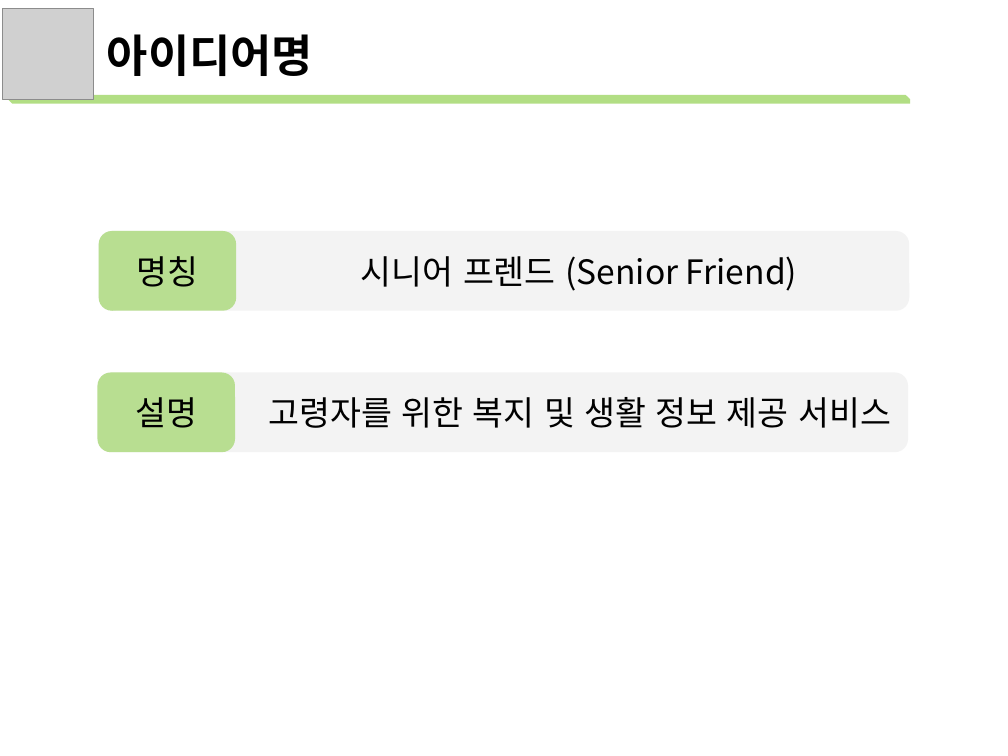
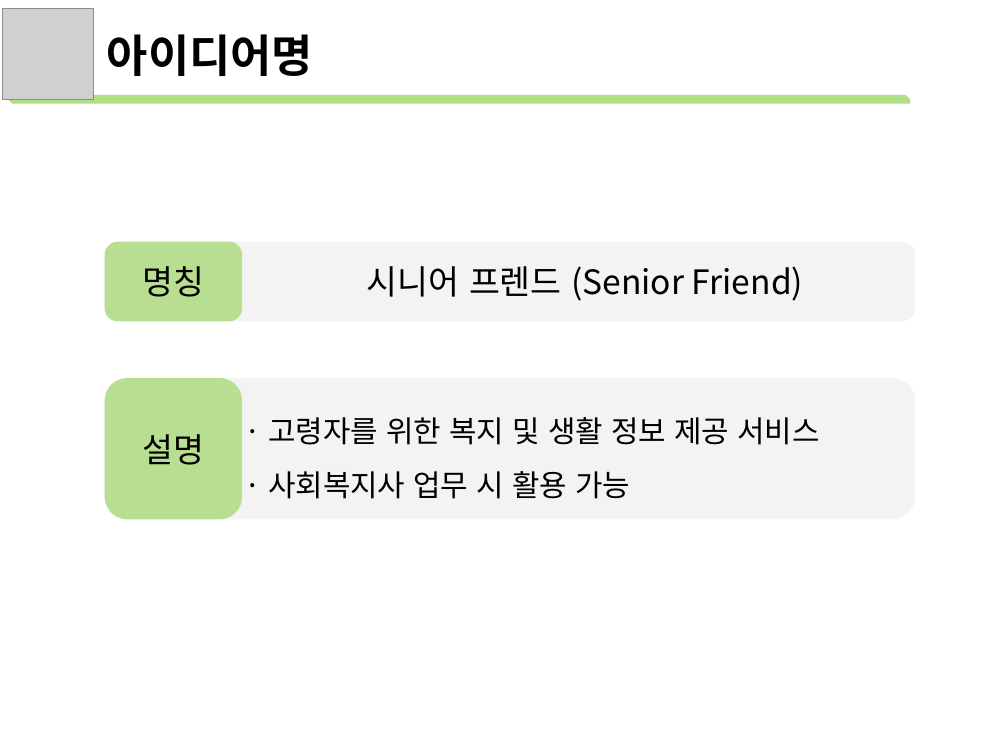
Before and after one commit to lejasa/2022PublicDataServiceProject_NIA, a slide deck: slide 4 of 아이디어제안서.pptx (slide 3 before the commit). Drawn at 1008x756 pixels with LibreOffice and Linux fonts; fonts in the diff are those of the drawing; grey boxes stand for pictures. Boxes give left, top, right and bottom in pixels: in the first picture for what was removed or moved away, otherwise in the second. Text is boxed around its words. In the diff, an @@ line names an element or a change of style, - is before the commit and + after.

```diff
--- a/아이디어제안서.pptx
+++ b/아이디어제안서.pptx
@@ rounded rectangle "시니어 프렌드 (Senior Friend)": place and size @@
-rounded rectangle "시니어 프렌드 (Senior Friend)" at bbox=[98, 231, 909, 310]
+rounded rectangle "시니어 프렌드 (Senior Friend)" at bbox=[105, 242, 915, 321]
@@ rounded rectangle "명칭": place and size @@
-rounded rectangle "명칭" at bbox=[98, 231, 235, 310]
+rounded rectangle "명칭" at bbox=[105, 242, 242, 321]
@@ rounded rectangle "설명": place and size @@
-rounded rectangle "설명" at bbox=[98, 372, 235, 452]
+rounded rectangle "설명" at bbox=[105, 378, 242, 519]
@@ rounded rectangle "· 고령자를 위한 복지 및 ...": place and size @@
-rounded rectangle "· 고령자를 위한 복지 및 ..." at bbox=[98, 372, 909, 452]
+rounded rectangle "· 고령자를 위한 복지 및 ..." at bbox=[105, 378, 915, 519]
@@ text in rounded rectangle at bbox=[268, 417, 820, 499]: text changed; size 18 to 16 pt @@
-고령자를 위한 복지 및 생활 정보 제공 서비스
+· 고령자를 위한 복지 및 생활 정보 제공 서비스
+· 사회복지사 업무 시 활용 가능
```
Also in this commit, not shown: 8 other slides changed, 8 slides added, 6 slides removed, 3 other files.
